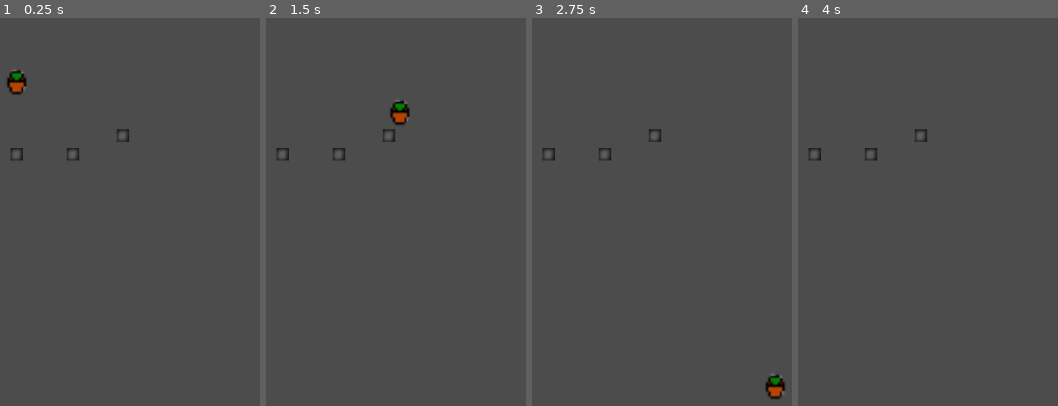
Above: before the commit, frames 1-4 (left to right).
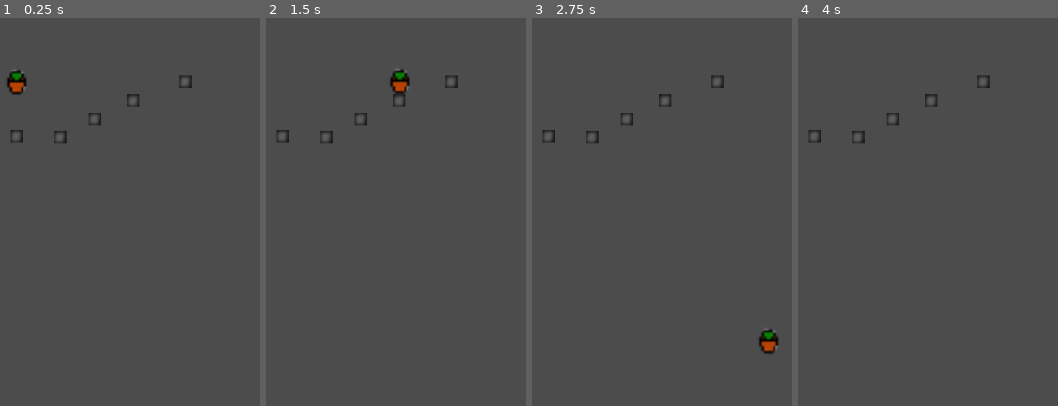
Above: after the commit, the same moments.

Repository: WKFO/Sinasi
Game: Godot game, scene res://Scenes/Platform.tscn
Two runs of this game, one before a commit and one after it. Both use one fixed random seed, a clock stepped at 60 frames per second and the inputs below. This scene is started directly instead of the project's main scene.
Inputs:
- Up to frame 1 (0.25 s): no input
- Up to frame 2 (1.5 s): tap Enter (ui_accept) at 0.5, 0.77 s; hold Right (ui_right) 0.53-1.28 s; hold Down (ui_down) from 1.28 s (still down)
- Up to frame 3 (2.75 s): tap Enter (ui_accept) at 1.52 s; release Down (ui_down) at 2.03 s; hold Right (ui_right) from 2.03 s (still down)
- Up to frame 4 (4 s): release Right (ui_right) at 2.78 s; hold Up (ui_up) 2.78-3.53 s; tap Enter (ui_accept) at 3.02, 3.5, 3.77 s; hold Left (ui_left) from 3.53 s (still down)

The runs differ from the first frame. In frame 1, 0.5% of the frame differs, in the area x 3-74%, y 14-37%; in frame 2, 1.2%; in frame 3, 1.2%, in the area x 3-98%, y 14-99%; in frame 4, 0.5%.

Commit message:
refactor: Improve the platform and walk demos

Diff:
--- a/Sinasi/Scenes/Platform.tscn
+++ b/Sinasi/Scenes/Platform.tscn
@@ -1,14 +1,11 @@
-[gd_scene load_steps=6 format=2]
+[gd_scene load_steps=5 format=2]
 
-[ext_resource path="res://Assets/Scripts/KBodySinasi.gd" type="Script" id=1]
-[ext_resource path="res://Assets/Textures/wall.png" type="Texture" id=2]
+[ext_resource path="res://Assets/Scripts/PlayerPlatform.gd" type="Script" id=1]
+[ext_resource path="res://Objects/Wall.tscn" type="PackedScene" id=2]
 [ext_resource path="res://Assets/Textures/sinasi_icon_1.png" type="Texture" id=3]
 
 [sub_resource type="RectangleShape2D" id=1]
 extents = Vector2( 13, 16 )
-
-[sub_resource type="RectangleShape2D" id=2]
-extents = Vector2( 16, 13 )
 
 [node name="Node2D" type="Node2D"]
 
@@ -19,47 +16,26 @@
 "_edit_group_": true
 }
 
-[node name="ColShapeSinasi" type="CollisionShape2D" parent="KBodySinasi"]
-shape = SubResource( 1 )
-
 [node name="SpriteSinasi" type="Sprite" parent="KBodySinasi"]
 scale = Vector2( 3, 3 )
 texture = ExtResource( 3 )
 
+[node name="ColShapeSinasi" type="CollisionShape2D" parent="KBodySinasi"]
+shape = SubResource( 1 )
+
 [node name="Ground" type="Node" parent="."]
 
-[node name="SBodyWall" type="StaticBody2D" parent="Ground"]
-position = Vector2( 88, 208 )
-__meta__ = {
-"_edit_group_": true
-}
+[node name="Wall" parent="Ground" instance=ExtResource( 2 )]
+position = Vector2( 87.8216, 184.748 )
 
-[node name="ColShapeWall" type="CollisionShape2D" parent="Ground/SBodyWall"]
-shape = SubResource( 2 )
+[node name="Wall2" parent="Ground" instance=ExtResource( 2 )]
+position = Vector2( 143.564, 185.885 )
 
-[node name="SpriteWall" type="Sprite" parent="Ground/SBodyWall"]
-texture = ExtResource( 2 )
+[node name="Wall3" parent="Ground" instance=ExtResource( 2 )]
+position = Vector2( 187.93, 162.565 )
 
-[node name="SBodyWall2" type="StaticBody2D" parent="Ground"]
-position = Vector2( 160, 208 )
-__meta__ = {
-"_edit_group_": true
-}
+[node name="Wall4" parent="Ground" instance=ExtResource( 2 )]
+position = Vector2( 237.416, 139.244 )
 
-[node name="ColShapeWall" type="CollisionShape2D" parent="Ground/SBodyWall2"]
-shape = SubResource( 2 )
-
-[node name="SpriteWall" type="Sprite" parent="Ground/SBodyWall2"]
-texture = ExtResource( 2 )
-
-[node name="SBodyWall3" type="StaticBody2D" parent="Ground"]
-position = Vector2( 224, 184 )
-__meta__ = {
-"_edit_group_": true
-}
-
-[node name="ColShapeWall" type="CollisionShape2D" parent="Ground/SBodyWall3"]
-shape = SubResource( 2 )
-
-[node name="SpriteWall" type="Sprite" parent="Ground/SBodyWall3"]
-texture = ExtResource( 2 )
+[node name="Wall5" parent="Ground" instance=ExtResource( 2 )]
+position = Vector2( 303.898, 114.75 )
--- a/Sinasi/Scenes/Walk.tscn
+++ b/Sinasi/Scenes/Walk.tscn
@@ -1,7 +1,7 @@
 [gd_scene load_steps=5 format=2]
 
 [ext_resource path="res://Assets/Textures/sinasi_icon_1.png" type="Texture" id=1]
-[ext_resource path="res://Assets/Scripts/Player.gd" type="Script" id=2]
+[ext_resource path="res://Assets/Scripts/PlayerWalk.gd" type="Script" id=2]
 [ext_resource path="res://Objects/Wall.tscn" type="PackedScene" id=3]
 
 [sub_resource type="RectangleShape2D" id=1]
@@ -20,109 +20,111 @@
 visible = false
 shape = SubResource( 1 )
 
-[node name="Wall" parent="." instance=ExtResource( 3 )]
+[node name="Walls" type="Node" parent="."]
 
-[node name="Wall2" parent="." instance=ExtResource( 3 )]
+[node name="Wall" parent="Walls" instance=ExtResource( 3 )]
+
+[node name="Wall2" parent="Walls" instance=ExtResource( 3 )]
 position = Vector2( 24, 8 )
 
-[node name="Wall3" parent="." instance=ExtResource( 3 )]
+[node name="Wall3" parent="Walls" instance=ExtResource( 3 )]
 position = Vector2( 40, 8 )
 
-[node name="Wall4" parent="." instance=ExtResource( 3 )]
+[node name="Wall4" parent="Walls" instance=ExtResource( 3 )]
 position = Vector2( 56, 8 )
 
-[node name="Wall5" parent="." instance=ExtResource( 3 )]
+[node name="Wall5" parent="Walls" instance=ExtResource( 3 )]
 position = Vector2( 56, 40 )
 
-[node name="Wall6" parent="." instance=ExtResource( 3 )]
+[node name="Wall6" parent="Walls" instance=ExtResource( 3 )]
 position = Vector2( 40, 56 )
 
-[node name="Wall7" parent="." instance=ExtResource( 3 )]
+[node name="Wall7" parent="Walls" instance=ExtResource( 3 )]
 position = Vector2( 24, 56 )
 
-[node name="Wall8" parent="." instance=ExtResource( 3 )]
+[node name="Wall8" parent="Walls" instance=ExtResource( 3 )]
 position = Vector2( 8, 56 )
 
-[node name="Wall9" parent="." instance=ExtResource( 3 )]
+[node name="Wall9" parent="Walls" instance=ExtResource( 3 )]
 position = Vector2( 8, 40 )
 
-[node name="Wall10" parent="." instance=ExtResource( 3 )]
+[node name="Wall10" parent="Walls" instance=ExtResource( 3 )]
 position = Vector2( 8, 24 )
 
-[node name="Wall11" parent="." instance=ExtResource( 3 )]
+[node name="Wall11" parent="Walls" instance=ExtResource( 3 )]
 position = Vector2( 56, 56 )
 
-[node name="Wall12" parent="." instance=ExtResource( 3 )]
+[node name="Wall12" parent="Walls" instance=ExtResource( 3 )]
 position = Vector2( 56, 72 )
 
-[node name="Wall13" parent="." instance=ExtResource( 3 )]
+[node name="Wall13" parent="Walls" instance=ExtResource( 3 )]
 position = Vector2( 8, 72 )
 
-[node name="Wall14" parent="." instance=ExtResource( 3 )]
+[node name="Wall14" parent="Walls" instance=ExtResource( 3 )]
 position = Vector2( 8, 88 )
 
-[node name="Wall15" parent="." instance=ExtResource( 3 )]
+[node name="Wall15" parent="Walls" instance=ExtResource( 3 )]
 position = Vector2( 8, 104 )
 
-[node name="Wall16" parent="." instance=ExtResource( 3 )]
+[node name="Wall16" parent="Walls" instance=ExtResource( 3 )]
 position = Vector2( 24, 104 )
 
-[node name="Wall17" parent="." instance=ExtResource( 3 )]
+[node name="Wall17" parent="Walls" instance=ExtResource( 3 )]
 position = Vector2( 40, 104 )
 
-[node name="Wall18" parent="." instance=ExtResource( 3 )]
+[node name="Wall18" parent="Walls" instance=ExtResource( 3 )]
 position = Vector2( 56, 104 )
 
-[node name="Wall19" parent="." instance=ExtResource( 3 )]
+[node name="Wall19" parent="Walls" instance=ExtResource( 3 )]
 position = Vector2( 72, 104 )
 
-[node name="Wall20" parent="." instance=ExtResource( 3 )]
+[node name="Wall20" parent="Walls" instance=ExtResource( 3 )]
 position = Vector2( 72, 120 )
 
-[node name="Wall21" parent="." instance=ExtResource( 3 )]
+[node name="Wall21" parent="Walls" instance=ExtResource( 3 )]
 position = Vector2( 72, 136 )
 
-[node name="Wall22" parent="." instance=ExtResource( 3 )]
+[node name="Wall22" parent="Walls" instance=ExtResource( 3 )]
 position = Vector2( 88, 136 )
 
-[node name="Wall23" parent="." instance=ExtResource( 3 )]
+[node name="Wall23" parent="Walls" instance=ExtResource( 3 )]
 position = Vector2( 104, 136 )
 
-[node name="Wall24" parent="." instance=ExtResource( 3 )]
+[node name="Wall24" parent="Walls" instance=ExtResource( 3 )]
 position = Vector2( 120, 136 )
 
-[node name="Wall25" parent="." instance=ExtResource( 3 )]
+[node name="Wall25" parent="Walls" instance=ExtResource( 3 )]
 position = Vector2( 136, 120 )
 
-[node name="Wall26" parent="." instance=ExtResource( 3 )]
+[node name="Wall26" parent="Walls" instance=ExtResource( 3 )]
 position = Vector2( 136, 104 )
 
-[node name="Wall27" parent="." instance=ExtResource( 3 )]
+[node name="Wall27" parent="Walls" instance=ExtResource( 3 )]
 position = Vector2( 136, 88 )
 
-[node name="Wall28" parent="." instance=ExtResource( 3 )]
+[node name="Wall28" parent="Walls" instance=ExtResource( 3 )]
 position = Vector2( 136, 72 )
 
-[node name="Wall29" parent="." instance=ExtResource( 3 )]
+[node name="Wall29" parent="Walls" instance=ExtResource( 3 )]
 position = Vector2( 136, 56 )
 
-[node name="Wall30" parent="." instance=ExtResource( 3 )]
+[node name="Wall30" parent="Walls" instance=ExtResource( 3 )]
 position = Vector2( 136, 40 )
 
-[node name="Wall31" parent="." instance=ExtResource( 3 )]
+[node name="Wall31" parent="Walls" instance=ExtResource( 3 )]
 position = Vector2( 120, 40 )
 
-[node name="Wall32" parent="." instance=ExtResource( 3 )]
+[node name="Wall32" parent="Walls" instance=ExtResource( 3 )]
 position = Vector2( 104, 40 )
 
-[node name="Wall33" parent="." instance=ExtResource( 3 )]
+[node name="Wall33" parent="Walls" instance=ExtResource( 3 )]
 position = Vector2( 104, 24 )
 
-[node name="Wall34" parent="." instance=ExtResource( 3 )]
+[node name="Wall34" parent="Walls" instance=ExtResource( 3 )]
 position = Vector2( 104, 8 )
 
-[node name="Wall35" parent="." instance=ExtResource( 3 )]
+[node name="Wall35" parent="Walls" instance=ExtResource( 3 )]
 position = Vector2( 88, 8 )
 
-[node name="Wall36" parent="." instance=ExtResource( 3 )]
+[node name="Wall36" parent="Walls" instance=ExtResource( 3 )]
 position = Vector2( 72, 8 )
--- a/Sinasi/project.godot
+++ b/Sinasi/project.godot
@@ -17,6 +17,7 @@
 
 config/name="sinasi"
 run/main_scene="res://Scenes/Walk.tscn"
+run/disable_stdout=true
 boot_splash/fullsize=false
 
 [locale]
Renamed: Sinasi/Assets/Scripts/KBodySinasi.gd -> Sinasi/Assets/Scripts/PlayerPlatform.gd
Renamed: Sinasi/Assets/Scripts/Player.gd -> Sinasi/Assets/Scripts/PlayerWalk.gd
